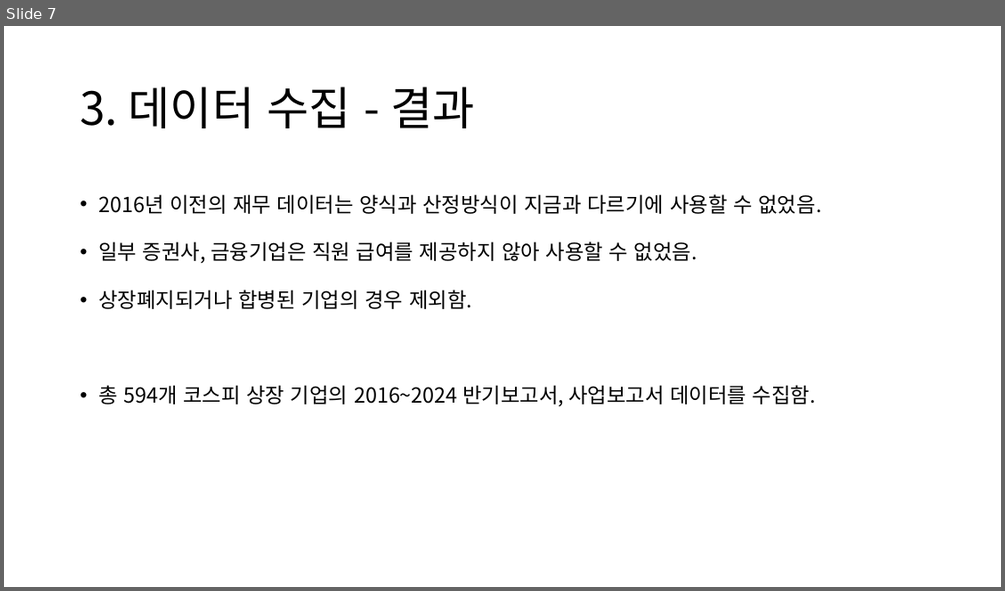
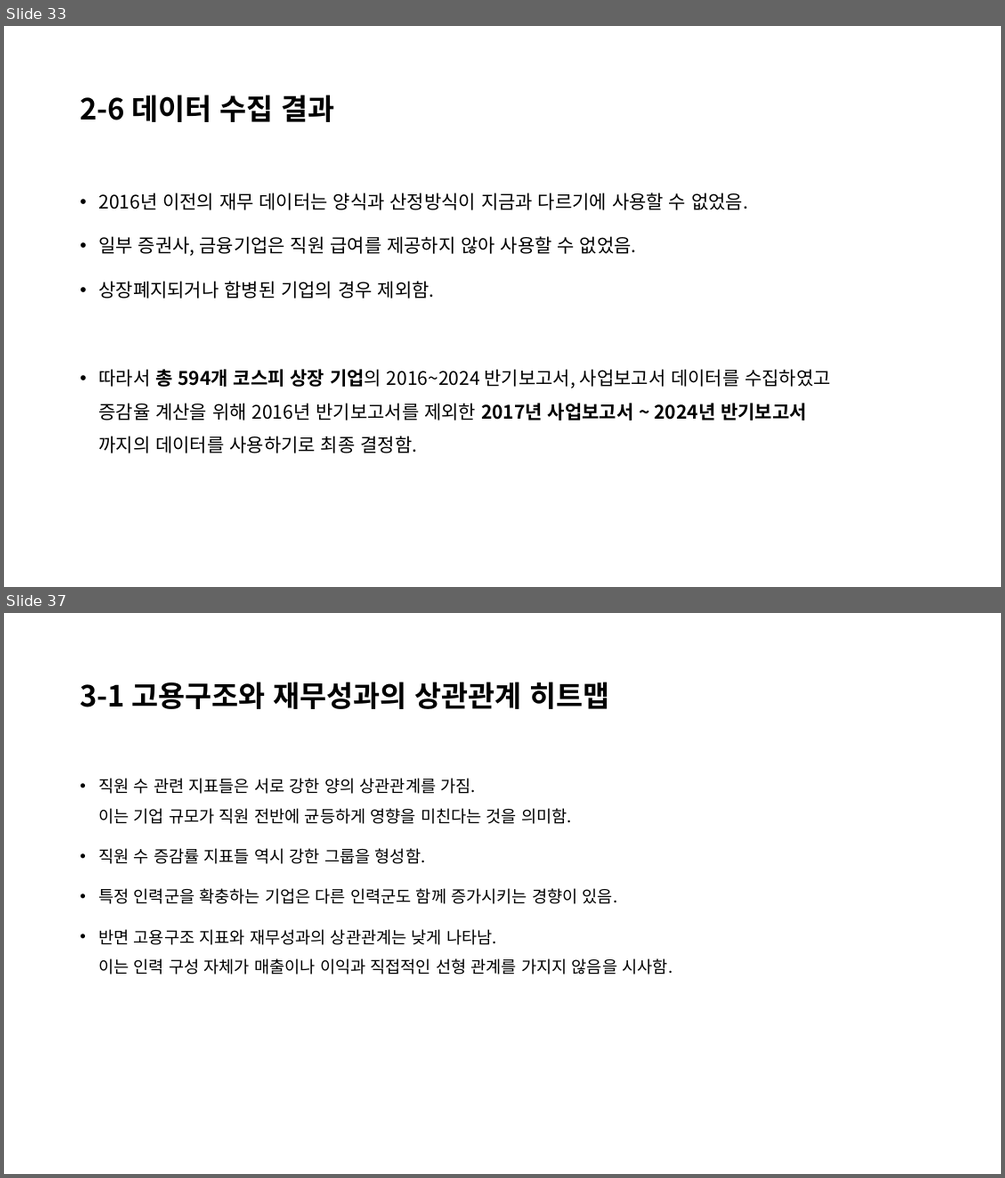
Before and after one commit to namdkgo/BigDataProject, a slide deck: 202344083_남동관_빅데이터_기말프로젝트_보고서.pptx. Shown one above the other, each under a label of ours: slide 7 before the commit, slides 33 and 37 after it; the slides between them are not shown. The pictures are 1005x591 and 1005x1178 pixels, drawn with LibreOffice and Linux fonts; fonts in the diff are those of the drawing. Boxes give left, top, right and bottom in pixels: in the first picture for what was removed or moved away, otherwise in the second. Text is boxed around its words. In the diff, an @@ line names an element or a change of style, - is before the commit and + after.

Commit message:
최종완료

```diff
--- a/202344083_남동관_빅데이터_기말프로젝트_보고서.pptx
+++ b/202344083_남동관_빅데이터_기말프로젝트_보고서.pptx
@@ slide 37 added at box(4, 613, 1001, 1174), background #FFFFFF @@
@@ title added at box(80, 682, 610, 709), 28 pt, text #000000, bold @@
+3-1 고용구조와 재무성과의 상관관계 히트맵
@@ text added at box(98, 778, 672, 974), 16 pt, text #000000 @@
+• 직원 수 관련 지표들은 서로 강한 양의 상관관계를 가짐.
+  이는 기업 규모가 직원 전반에 균등하게 영향을 미친다는 것을 의미함.
+• 직원 수 증감률 지표들 역시 강한 그룹을 형성함.
+• 특정 인력군을 확충하는 기업은 다른 인력군도 함께 증가시키는 경향이 있음.
+• 반면 고용구조 지표와 재무성과의 상관관계는 낮게 나타남.
+  이는 인력 구성 자체가 매출이나 이익과 직접적인 선형 관계를 가지지 않음을 시사함.
@@ what was slide 7 is now slide 33 @@
@@ slide 33 changed as well @@
@@ title at box(80, 95, 335, 122): text changed; size 44 to 28 pt; bold on @@
-3. 데이터 수집 - 결과
+2-6 데이터 수집 결과
@@ text at box(98, 192, 748, 298): size 20 to 18 pt in "2016년 이전의 재무 데이터는 양식과 산정방식이 지금과 ...", "일부 증권사, 금융기업은 직원 급여를 제공하지 않아 ...", "상장폐지되거나 합병된 기업의 경우 제외함." @@
@@ text at box(98, 369, 831, 453): text changed; size 20 to 18 pt @@
-• 총 594개 코스피 상장 기업의 2016~2024 반기보고서, 사업보고서 데이터를 수집함.
+• 따라서 총 594개 코스피 상장 기업의 2016~2024 반기보고서, 사업보고서 데이터를 수집하였고
+  증감율 계산을 위해 2016년 반기보고서를 제외한 2017년 사업보고서 ~ 2024년 반기보고서
+  까지의 데이터를 사용하기로 최종 결정함.
```
Also in this commit, not shown: 10 other slides changed, 48 other slides added, 5 other files.
